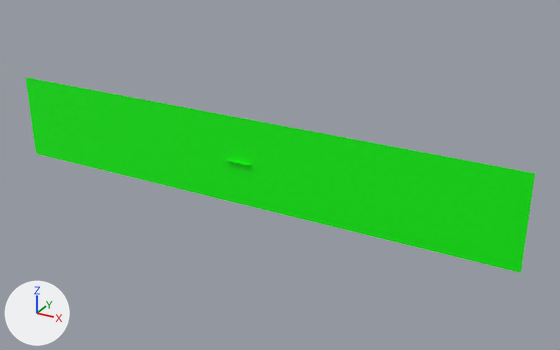
An edit to the Blender file Models/Icon.blend, drawn before and after from the same camera.
The view is the same before and after, from a 50 mm camera at (1560.0, -2486.0, 1227.0) aimed at (158.0, 63.0, -48.0). The axes (+X, +Y, +Z) are drawn at lower left. The lights are the same throughout.

The scene before the commit, as lines of its bpy script (objects in view):
```python
mat_wall = principled_material('Wall')
mat_wall.base_color = (0.0, 1.0, 0.0)  # green #00ff00
me_plane_001 = bpy.data.meshes.new('Plane.001')
me_plane_001.from_pydata([(-1.0, -1.0, 0.0), (1.0, -1.0, 0.0), (-1.0, 1.0, 0.0), (1.0, 1.0, 0.0)], [], [(0, 1, 3, 2)])
me_plane_001.materials.append(mat_wall)  # green #00ff00
ob_plane_001 = bpy.data.objects.new('Plane.001', me_plane_001)
ob_plane_001.location = (0.0, 6.0, 0.0)
ob_plane_001.rotation_euler = (-1.571, 0.0, 0.0)  # degrees (-90, 0, 0)
ob_plane_001.scale = (1160.0, 192.0, 20.6)
```
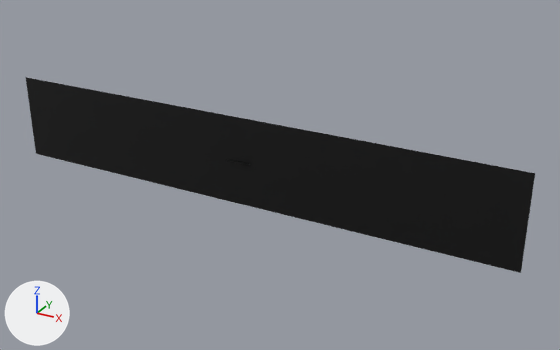
Commit message: Added Game Icon

Where the change shows, as pixel boxes (x1, y1, x2, y2) in the pictures (560 x 350 px):
'Plane.001', recoloured (green to black): (26, 77, 535, 273) in both
'Plane', recoloured: (226, 159, 251, 165) in both

The change in detail:
Material 'Wall' (mat_wall) changes colour from green #00ff00 to black #000000; in linear values from (0.0, 1.0, 0.0) to (0.0, 0.0, 0.0).
